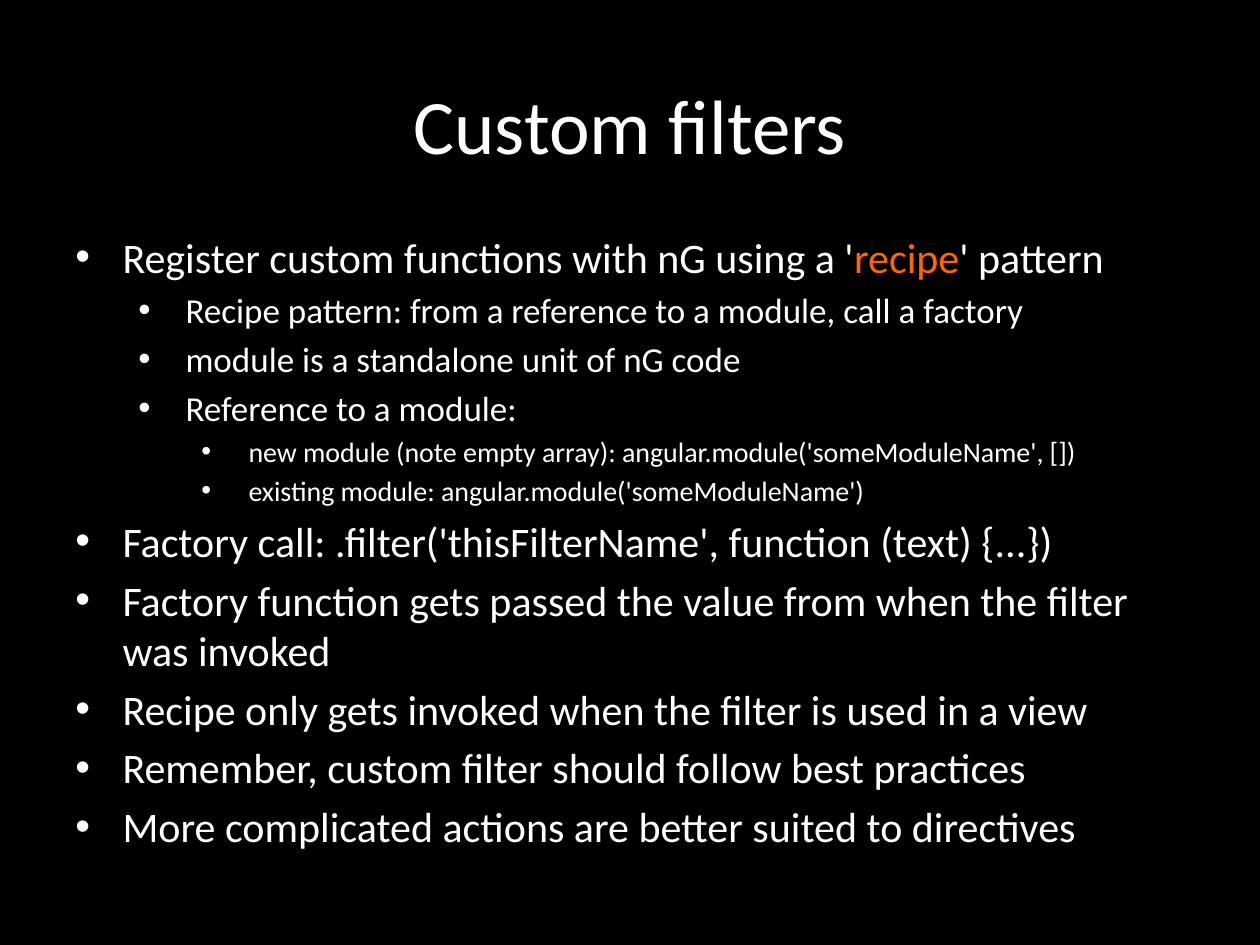
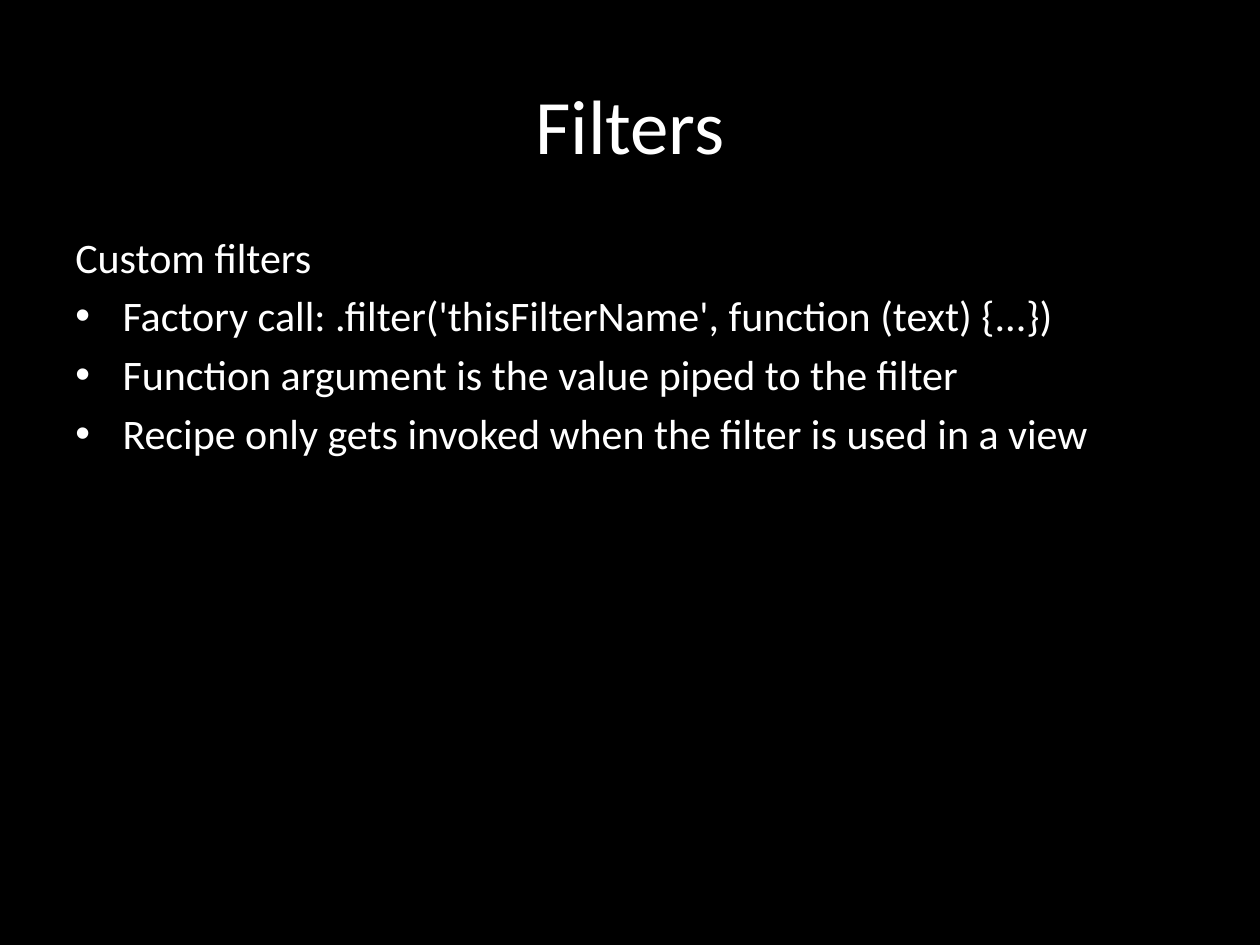
Before and after one commit to eliasjames/training-angular, a slide deck: slide 4 of slides/Angular Slides Day 3.pptx (slide 12 before the commit). Drawn at 1260x945 pixels with LibreOffice and Linux fonts; fonts in the diff are those of the drawing. Boxes give left, top, right and bottom in pixels: in the first picture for what was removed or moved away, otherwise in the second. Text is boxed around its words. In the diff, an @@ line names an element or a change of style, - is before the commit and + after.

Commit message:
Slides

```diff
--- a/slides/Angular Slides Day 3.pptx
+++ b/slides/Angular Slides Day 3.pptx
@@ title at bbox=[535, 100, 725, 155]: text changed @@
-Custom filters
+Filters
@@ subtitle at bbox=[75, 243, 312, 274]: text changed; size 16 to 24 pt @@
-• Register custom functions with nG using a 'recipe' pattern
-  • Recipe pattern: from a reference to a module, call a factory
-  • module is a standalone unit of nG code
-  • Reference to a module:
-    • new module (note empty array): angular.module('someModuleName', [])
-    • existing module: angular.module('someModuleName')
+Custom filters
@@ subtitle at bbox=[123, 360, 958, 398]: text changed @@
-• Factory function gets passed the value from when the filter was invoked
+• Function argument is the value piped to the filter
@@ subtitle at bbox=[123, 753, 1076, 849]: paragraphs removed @@
-• Remember, custom filter should follow best practices
-• More complicated actions are better suited to directives
```
Also in this commit, not shown: 2 other slides changed, 4 slides added, 18 slides removed, 1 other file.
